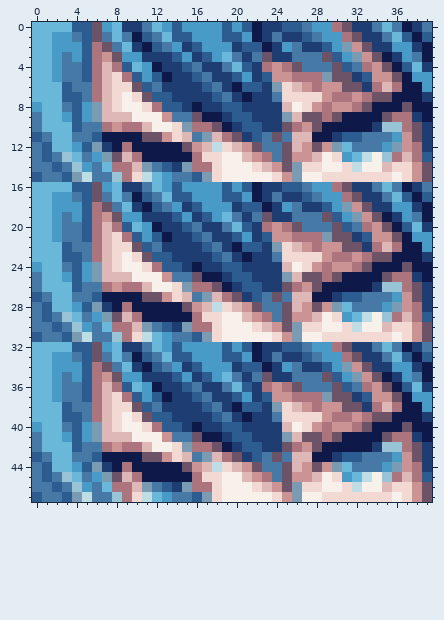
Pixel-art sprite, stored at portrait/FenrirEyeAnimation.png. Above, as it was before the edit.
The file is 40x48 pixels.
Once edited:
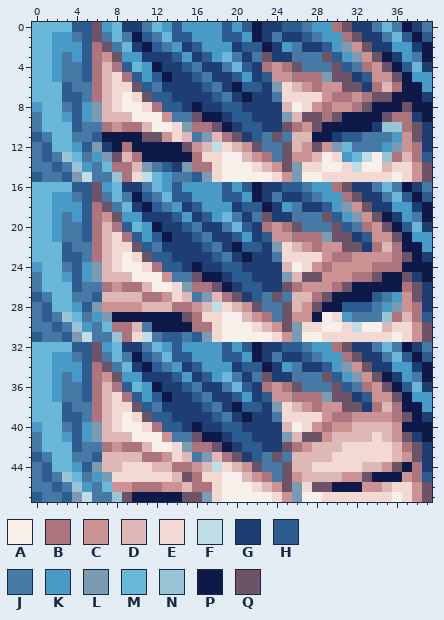
Palette (. is transparent): A #f7f0eb  B #ac757d  C #cb9394  D #ddb8b6  E #f2d9d3  F #bfdde4  G #1d3d73  H #2d5c90  J #4679a5  K #489bc7  L #7b9bb3  M #69b8d9  N #99c4d5  P #0e194a  Q #6d5368
Difference:
@@ x 0..39 @@
 22 MMMHJJBDEEQHJGGGGHJGPHHGLEDCBCCQQGBDBPPK
-23 MMMHHJBDEAEQHHGGGGHJGPGGJEEEECBBCBQQPPPG
-24 KMMJHKLDEAAEBHHGPGGHHGGGGDAECBCCBQPPPQPP
-25 JMMKHKLDDDAAACJJQPPGHHGGGLDQQBQPPPPQBBGP
-26 JMMMHJJBCBBDAAELBBQPGHHGGQBCQPPPPPGNNBQG
-27 HJMMJJHPPPPQQCEDJLDBQGHJQJDDPPGHHJJJKCQG
-28 JHMMKHLGPBPPPPPQCDFEDCQJJQDCQCLMJJJKLCBG
-29 JHJNMJKLQDBPPPPPBEEAADCBJQCCDAEKMFANBDBH
-30 JJHJNKJMBBDLJHGLBBEAAAEDCQLEEAAEFAADEECQ
-31 HJJHLFJJNBEFMKJJHLEAAAAAECLAAEEEEEEEAECQ
+23 MMMHHJBDEAEQHHGGGGHJGPGGJEEEECBBCCCCBQPG
+24 KMMJHKLDEAAEBHHGPGGHHGGGGDAECBCCCCBBBPPP
+25 JMMKHKLDDDAAACJJQPPGHHGGGLDQQCCCBBQPPQGP
+26 JMMMHJJBCBBDAAELBBQPGHHGGQBCCCBQPPPPPBQG
+27 HJMMJJHDDDDBBCEDJLDBQGHJQJDDBQPPPPHJKCQG
+28 JHMMKHLCCCCDDDBBCDFEDCQJJQDCQPPHHHJKLCBG
+29 JHJNMJKLPPPPPPPQBEEAADCBJQCCPAEKJJJNBDBH
+30 JJHJNKJMBBDJPPPPBBEAAAEDCQLEEAAEFAADEECQ
+31 HJJHLFJJNBEFJHHJHLEAAAAAECLAAEEEEEEEAECQ
 32 MMMMHHQKMGGJMKHKKKKHKHPGGHHJKKBQGGJMJPGJ
@@ x 0..39 @@
 38 MMMHJJBDEEQHJGGGGHJGPHHGLEDCBCCQQGBDBPPK
-39 MMMHHJBDEAEQHHGGGGHJGPGGJEEEECBBCBQQPPPG
-40 KMMJHKLDEAAEBHHGPGGHHGGGGDAECBCCBQPPPQPP
-41 JMMKHKLDDDAAACJJQPPGHHGGGLDQQBQPPPPQBBGP
-42 JMMMHJJBCBBDAAELBBQPGHHGGQBCQPPPPPGNNBQG
-43 HJMMJJHPPPPQQCEDJLDBQGHJQJDDPPGHHJJJKCQG
-44 JHMMKHLGPBPPPPPQCDFEDCQJJQDCQCLMJJJKLCBG
-45 JHJNMJKLQDBPPPPPBEEAADCBJQCCDAEKMFANBDBH
-46 JJHJNKJMBBDLJHGLBBEAAAEDCQLEEAAEFAADEECQ
-47 HJJHLFJJNBEFMKJJHLEAAAAAECLAAEEEEEEEAECQ
+39 MMMHHJBDEAEQHHGGGGHJGPGGJEEEECBBCCCCBQPG
+40 KMMJHKLDEAAEBHHGPGGHHGGGGDAECBCCDDDDCPPP
+41 JMMKHKLDDDAAACJJQPPGHHGGGLDQQCDDDDEDCQGP
+42 JMMMHJJBCBBDAAELBBQPGHHGGQBCDDDEEEEEDBQG
+43 HJMMJJHDDDDBBCEDJLDBQGHJQJDDDDEEEEEEDCQG
+44 JHMMKHLDDEEEDDBBCDFEDCQJJQDDEEEEEDDCQPBG
+45 JHJNMJKLEEEEEEDQBEEAADCBJQCDDDDCCQPPPCBH
+46 JJHJNKJMCCBBBCCDBBEAAAEDCQLEQQPPPCCDEECQ
+47 HJJHLFJJNQPPPPPQQLEAAAAAECLAAEEEEEEEAECQ
Where, in picture pixels (left, top, right, bottom), the same in both pictures:
changed: (312, 252, 412, 322)
changed: (102, 292, 192, 342)
changed: (302, 412, 412, 492)
changed: (102, 452, 202, 502)
